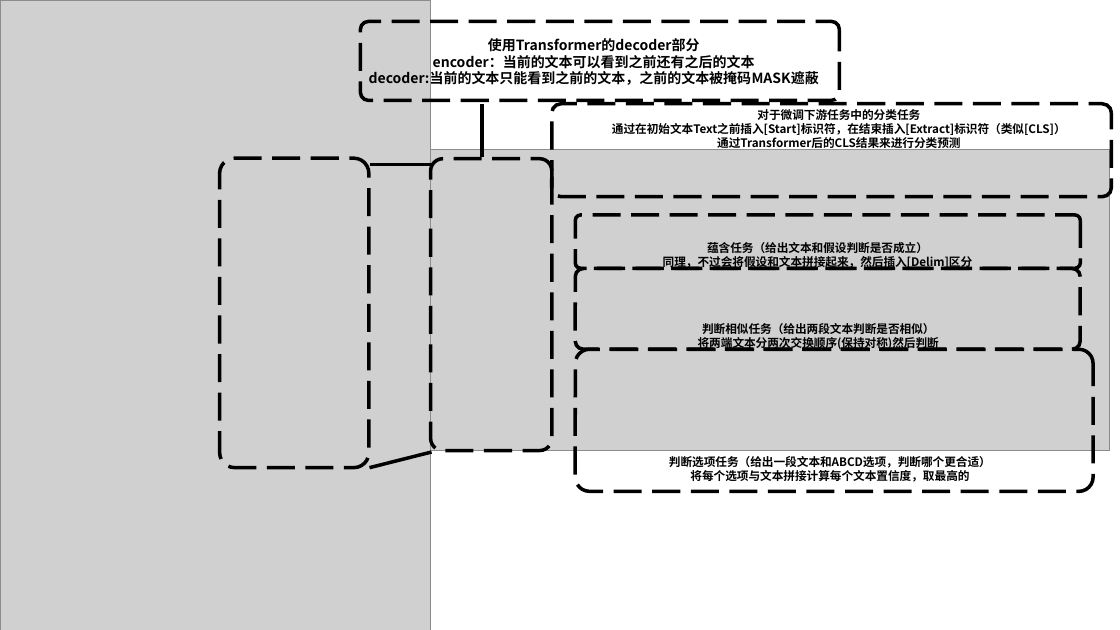
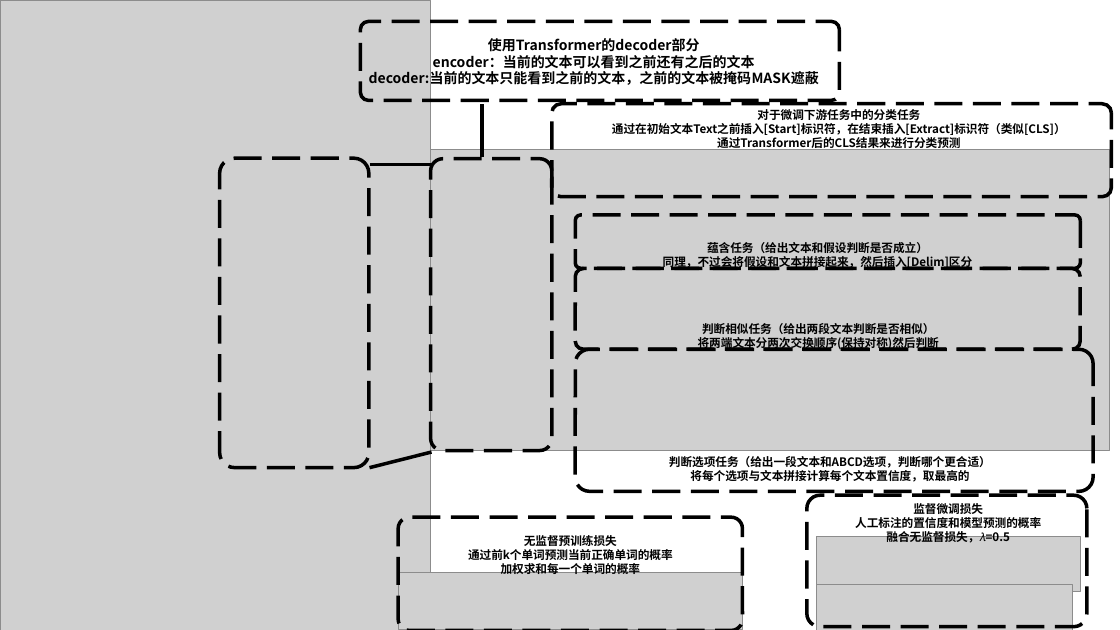
Before and after one commit to Elephant-King9/Paper, a slide deck: slide 2 of Base_Model/LLM/论文插图.pptx. Drawn at 1120x630 pixels with LibreOffice and Linux fonts; fonts in the diff are those of the drawing; grey boxes stand for pictures. Boxes give left, top, right and bottom in pixels: in the first picture for what was removed or moved away, otherwise in the second. Text is boxed around its words. In the diff, an @@ line names an element or a change of style, - is before the commit and + after.

```diff
--- a/Base_Model/LLM/论文插图.pptx
+++ b/Base_Model/LLM/论文插图.pptx
@@ rounded rectangle added at box(807, 496, 1086, 628), outline #000000 3 pt dashed @@
@@ text added at box(855, 501, 1041, 543), 10 pt, text #000000, bold @@
+监督微调损失
+人工标注的置信度和模型预测的概率
+融合无监督损失，𝜆=0.5
@@ rounded rectangle added at box(398, 518, 743, 630), outline #000000 3 pt dashed @@
@@ text added at box(468, 533, 673, 574), 10 pt, text #000000, bold @@
+无监督预训练损失
+通过前k个单词预测当前正确单词的概率
+加权求和每一个单词的概率
@@ picture added at box(817, 537, 1081, 592) @@
@@ picture added at box(398, 572, 743, 629) @@
@@ picture added at box(817, 585, 1073, 630) @@
```
Also in this commit, not shown: 2 slides added, 4 other files.
